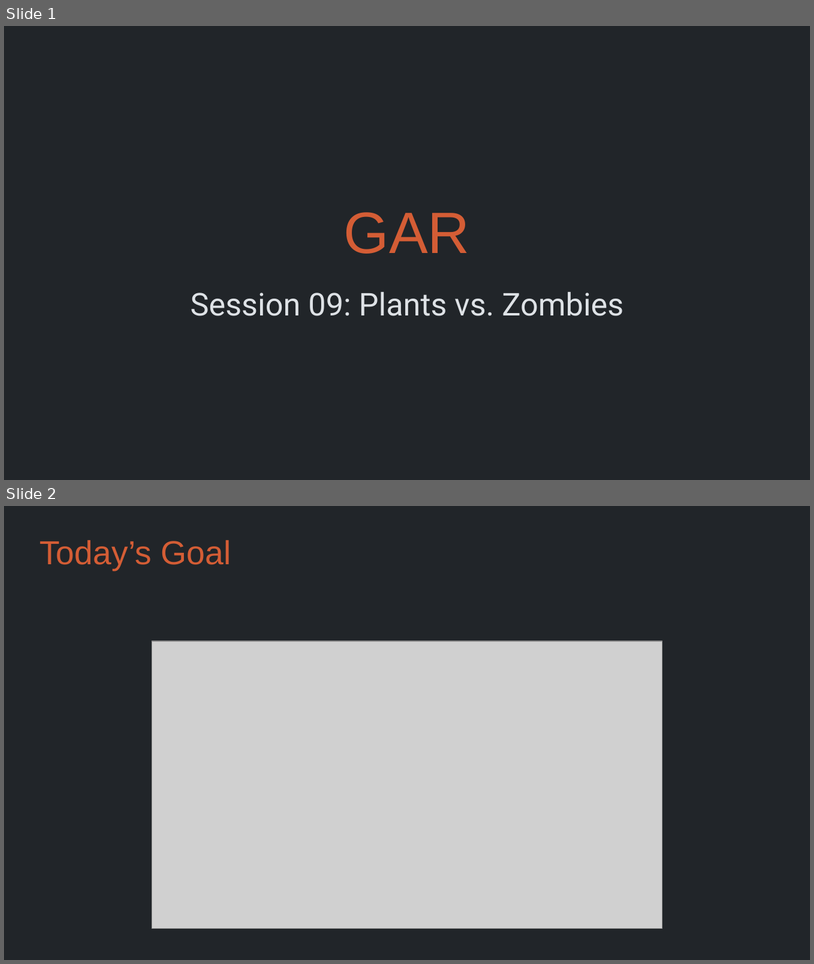
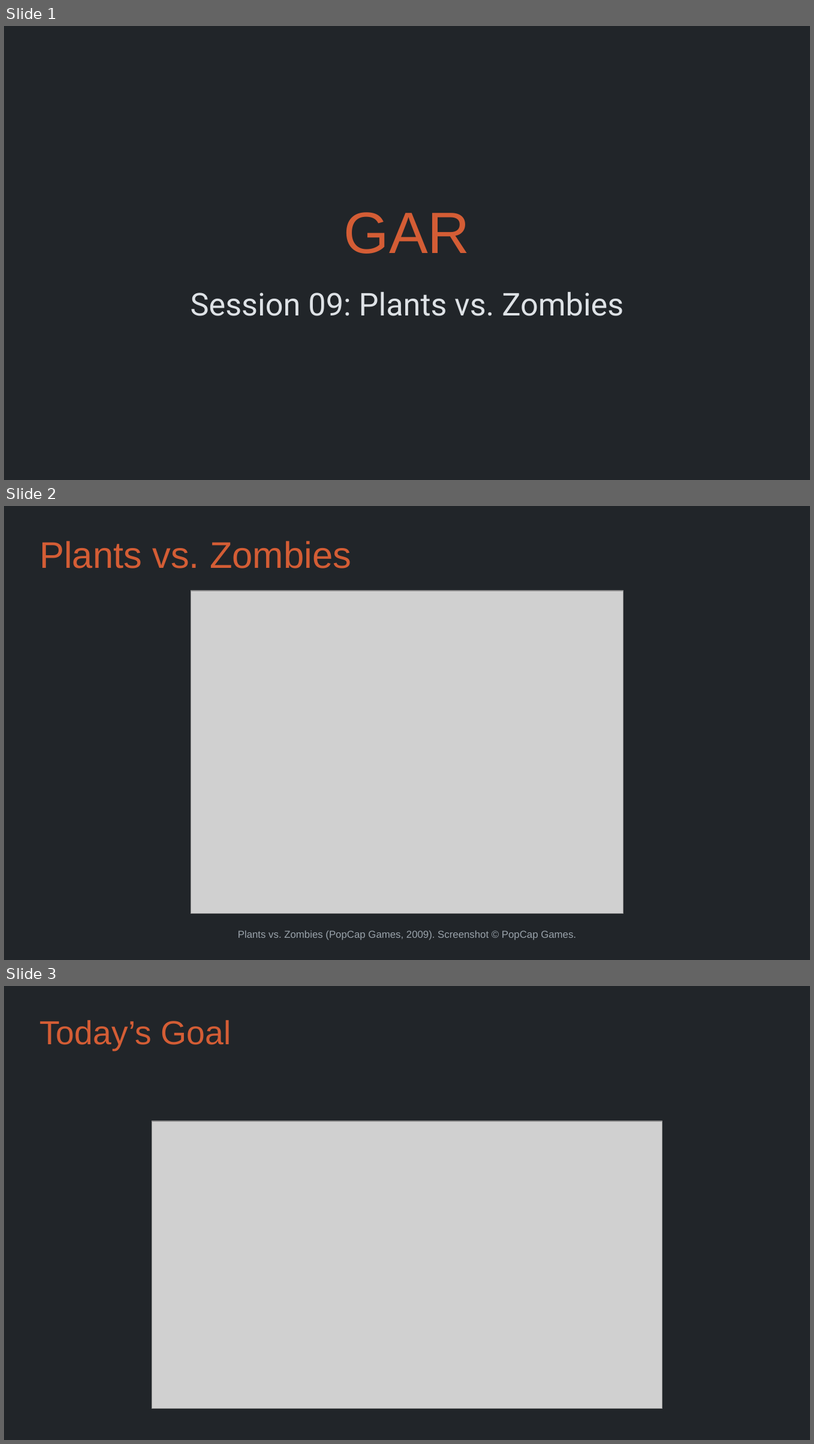
Before and after one commit to Metamate/gar, a slide deck: slides/09 Plants vs. Zombies.pptx. Shown one above the other, each under a label of ours: slides 1 and 2 before the commit, slides 1, 2 and 3 after it. The pictures are 814x964 and 814x1444 pixels, drawn with LibreOffice and Linux fonts; fonts in the diff are those of the drawing; grey boxes stand for pictures. Boxes give left, top, right and bottom in pixels: in the first picture for what was removed or moved away, otherwise in the second. Text is boxed around its words. In the diff, an @@ line names an element or a change of style, - is before the commit and + after.

```diff
--- a/slides/09 Plants vs. Zombies.pptx
+++ b/slides/09 Plants vs. Zombies.pptx
@@ slide 2 added at [4,506,810,960], background #212529 @@
@@ title added at [39,541,351,568], 33 pt, text #D45D35 @@
+Plants vs. Zombies
@@ picture added at [191,591,624,913] @@
@@ text added at [238,930,576,940], 9 pt, text #9AA3AB @@
+Plants vs. Zombies (PopCap Games, 2009). Screenshot © PopCap Games.
@@ what was slide 2 is now slide 3 @@
```
Also in this commit, not shown: 11 other files.
